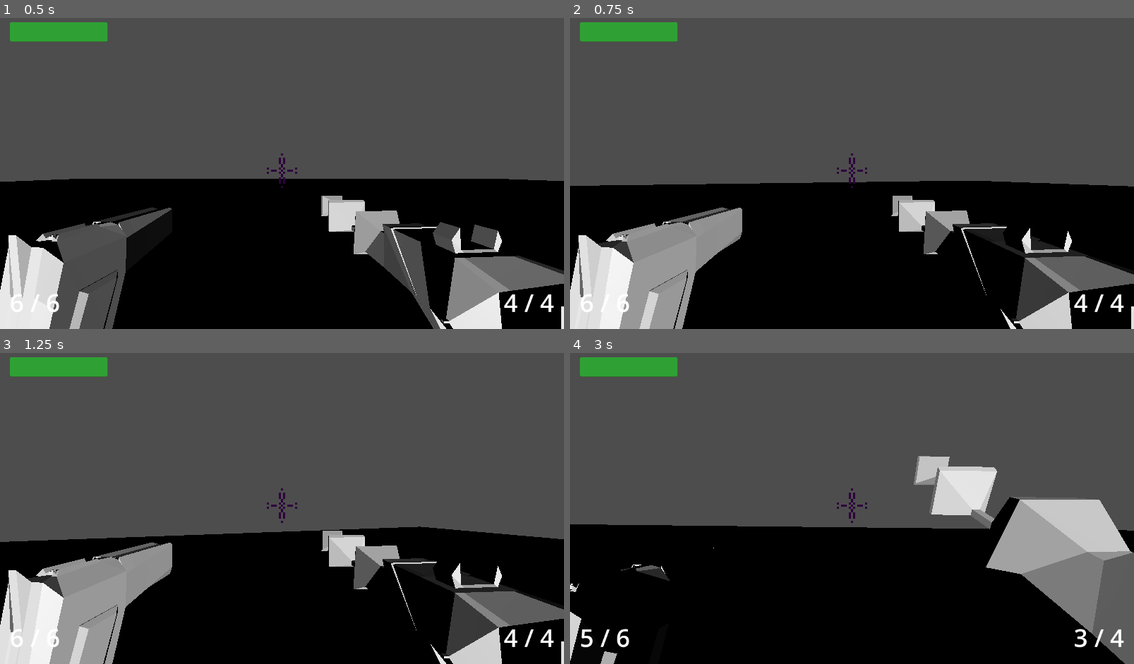
Above: before the commit, frames 1-4 (two rows, left to right).
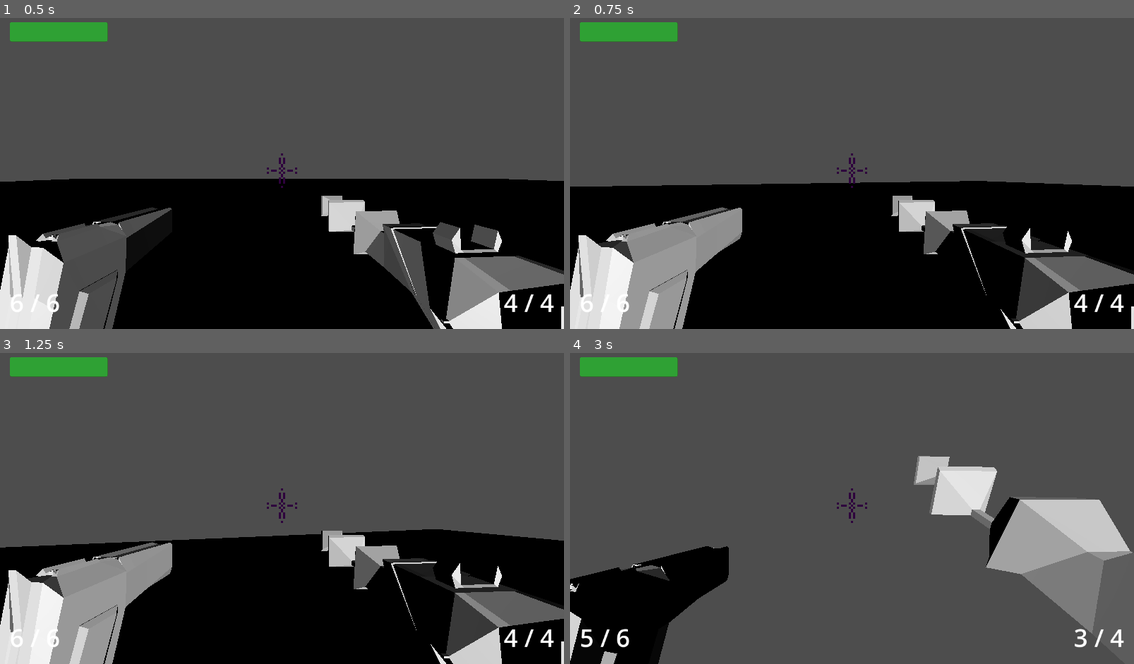
Above: after the commit, the same moments.

Repository: Bubullzz/CodeName-MegaKill
Game: Godot game, scene res://scenes/base.tscn
Two runs of this game, one before a commit and one after it. Both use one fixed random seed, a clock stepped at 60 frames per second and the inputs below.
Inputs (mouse positions are in pixels of both pictures, inside the frame that each line leads up to):
- Up to frame 1 (0.5 s): no input
- Up to frame 2 (0.75 s): tap Enter at 0.5 s; move the mouse to (880, 170) at 0.52 s; hold Up (ui_up) from 0.53 s (still down); tap Shift (dash, bound only after the commit) at 0.6 s
- Up to frame 3 (1.25 s): keep holding Up (ui_up); tap Space (jump) at 0.77, 0.8, 1.07 s
- Up to frame 4 (3 s): keep holding Up (ui_up); move the mouse to (823, 508) at 1.27 s; tap Space (jump) at 1.35, 1.52, 1.82, 2.3 s; tap Shift (dash, bound only after the commit) at 1.55 s; move the mouse to (863, 499) at 2.02 s; click (863, 499) at 2.1 s; move the mouse to (846, 511) at 2.77 s; right-click (846, 511) at 2.85 s

Frame 1 is identical in both runs. In frame 2, 0.2% of the frame differs, in the area x 0-99%, y 52-55%; in frame 3, 1.1%; in frame 4, 30%, in the area x 0-100%, y 55-100%.

Commit message:
added dash component

Diff:
--- a/project.godot
+++ b/project.godot
@@ -82,6 +82,11 @@
 "events": [Object(InputEventMouseButton,"resource_local_to_scene":false,"resource_name":"","device":-1,"window_id":0,"a …(253 unchanged characters)…
 ]
 }
+dash={
+"deadzone": 0.2,
+"events": [Object(InputEventKey,"resource_local_to_scene":false,"resource_name":"","device":-1,"window_id":0,"alt_pressed":false,"shift_pressed":false,"ctrl_pressed":false,"meta_pressed":false,"pressed":false,"keycode":0,"physical_keycode":4194325,"key_label":0,"unicode":0,"location":0,"echo":false,"script":null)
+]
+}
 
 [layer_names]
 
--- /dev/null
+++ b/scenes/components/dash_component.tscn
@@ -0,0 +1,6 @@
+[gd_scene format=3 uid="uid://u02i3sbcn4rg"]
+
+[ext_resource type="Script" uid="uid://bsh8ftf5qlqd0" path="res://scripts/components/dash_component.gd" id="1_ilw3r"]
+
+[node name="DashComponent" type="Node" unique_id=197400588]
+script = ExtResource("1_ilw3r")
--- /dev/null
+++ b/scenes/pistol.tscn
@@ -0,0 +1,13 @@
+[gd_scene format=3 uid="uid://cph4eoei1tyau"]
+
+[sub_resource type="GDScript" id="GDScript_46jcc"]
+script/source = "extends Weapon
+
+class_name Pistol
+
+func _ready() -> void:
+	pass
+"
+
+[node name="Pistol" type="Node" unique_id=821041195]
+script = SubResource("GDScript_46jcc")
--- a/scenes/player.tscn
+++ b/scenes/player.tscn
@@ -4,6 +4,7 @@
 [ext_resource type="Script" uid="uid://bd74ox5l6shpo" path="res://scripts/components/health_component.gd" id="2_g2els"]
 [ext_resource type="Script" uid="uid://8syvidiq10rg" path="res://scripts/components/input_component.gd" id="3_qhqgy"]
 [ext_resource type="Script" uid="uid://suy82x121iat" path="res://scripts/components/move_component.gd" id="4_dqkch"]
+[ext_resource type="Script" uid="uid://bsh8ftf5qlqd0" path="res://scripts/components/dash_component.gd" id="5_qlg0r"]
 
 [sub_resource type="CapsuleShape3D" id="CapsuleShape3D_g2els"]
 height = 2.26924
@@ -53,10 +54,19 @@
 script = ExtResource("3_qhqgy")
 metadata/_custom_type_script = "uid://8syvidiq10rg"
 
-[node name="MoveComponent" type="Node" parent="." unique_id=2110531274 node_paths=PackedStringArray("body")]
+[node name="MoveComponent" type="Node" parent="." unique_id=2110531274 node_paths=PackedStringArray("body", "dash_component")]
 script = ExtResource("4_dqkch")
 body = NodePath("..")
+dash_component = NodePath("../DashComponent")
 speed = 15.0
 metadata/_custom_type_script = "uid://suy82x121iat"
 
+[node name="DashComponent" type="Node" parent="." unique_id=1771703005 node_paths=PackedStringArray("player")]
+script = ExtResource("5_qlg0r")
+player = NodePath("..")
+dash_cooldow = 5
+dash_speed = 40.0
+dash_duration = 0.2
+metadata/_custom_type_script = "uid://bsh8ftf5qlqd0"
+
 [connection signal="body_entered" from="HurtBox" to="." method="_on_hurtbox_entered"]
--- /dev/null
+++ b/scenes/weapons/sniper.tscn
@@ -0,0 +1,31 @@
+[gd_scene format=3 uid="uid://bgcnecl1o2bhc"]
+
+[ext_resource type="Script" path="res://scripts/sniper.gd" id="1_hn2em"]
+[ext_resource type="PackedScene" uid="uid://bvb4u6d002syr" path="res://scenes/components/ammo_component.tscn" id="2_ohs8w"]
+[ext_resource type="PackedScene" uid="uid://tikrwhllr2l3" path="res://scenes/components/shooting_component.tscn" id="3_aip7g"]
+[ext_resource type="PackedScene" uid="uid://dwfrfhltyr2b2" path="res://assets/weapons/the_glorper.glb" id="4_aip7g"]
+[ext_resource type="PackedScene" uid="uid://drkoxyphd2j3k" path="res://scenes/components/recoil_component.tscn" id="4_xev6v"]
+
+[node name="Sniper" type="Node3D" unique_id=1948452049]
+script = ExtResource("1_hn2em")
+metadata/_custom_type_script = "uid://cnrgngifamh8n"
+
+[node name="AmmoComponent" parent="." unique_id=1855024653 node_paths=PackedStringArray("parent_weapon") instance=ExtResource("2_ohs8w")]
+max_ammo = 3
+reload_time = 4.0
+fire_rate = 1000
+parent_weapon = NodePath("..")
+
+[node name="ShootingComponent" parent="." unique_id=503271971 node_paths=PackedStringArray("weapon") instance=ExtResource("3_aip7g")]
+weapon = NodePath("..")
+
+[node name="RecoilComponent" parent="." unique_id=1977771477 node_paths=PackedStringArray("pivot") instance=ExtResource("4_xev6v")]
+up_time = 0.1
+down_time = 1.3
+pivot = NodePath("../WeaponPivot")
+
+[node name="WeaponPivot" type="Node3D" parent="." unique_id=661087550]
+transform = Transform3D(1, 0, 0, 0, 1, 0, 0, 0, 1, -0.010658979, 0, -2.9535336)
+
+[node name="the_glorper" parent="WeaponPivot" unique_id=494059712 instance=ExtResource("4_aip7g")]
+transform = Transform3D(1, 0, 0, 0, 1, 0, 0, 0, 1, 0, 0, 2.7772965)
--- /dev/null
+++ b/scripts/components/dash_component.gd
@@ -0,0 +1,31 @@
+class_name DashComponent extends Node
+
+@export var player: Node3D
+@export var dash_cooldow: int = 3000
+@export var dash_speed: float = 50.
+@export var dash_duration: float = .5
+
+var last_dash = -99999.
+var dashing = false
+var dash_direction: Vector2
+
+func _process(delta: float) -> void:
+	if not dashing:
+		return
+	player.velocity.x = dash_direction.x * dash_speed
+	player.velocity.z = dash_direction.y * dash_speed
+
+	player.move_and_slide()
+
+func dash(dir: Vector2):
+	var now = Time.get_ticks_msec()
+	if now - last_dash < dash_cooldow:
+		print("dash in cd")
+		return
+	print("starting dash")
+	last_dash = now
+	dash_direction = player.global_to_local_player_2d(dir)
+	dashing = true
+	player.velocity.y = 0
+	await get_tree().create_timer(dash_duration).timeout
+	dashing = false
--- a/scripts/components/input_component.gd
+++ b/scripts/components/input_component.gd
@@ -11,6 +11,7 @@
 signal right_click
 signal left_click_released
 signal right_click_released
+signal dash
 
 func _ready() -> void:
 	Input.mouse_mode = Input.MOUSE_MODE_CAPTURED
@@ -40,6 +41,9 @@
 	if Input.is_action_just_released("right_click"):
 		right_click_released.emit()
 
+	if Input.is_action_just_pressed("dash"):
+		dash.emit()
+
 	# Bullshit blazing
 	if Input.is_key_pressed(KEY_0):
 		Goon.instantiate()
--- a/scripts/components/move_component.gd
+++ b/scripts/components/move_component.gd
@@ -1,17 +1,23 @@
 class_name MoveComponent extends Node
 
 @export var body: CharacterBody3D
+@export var dash_component: DashComponent
 @export var speed := 8.0
 @export var jump_velocity := 12.0
 @export var gravity_multiplier := 3.0
+var wants_jump := false
+var has_dash_component := false
 
-var wants_jump := false
-
+func _ready() -> void:
+	if dash_component:
+		has_dash_component = true
 # helper to easily connect the signal
 func set_wants_jump():
 	wants_jump = true
 
 func move(direction: Vector2, delta: float) -> void:
+	if has_dash_component and dash_component.dashing:
+		return
 	direction = direction.normalized()
 	# Top Down Movement
 	body.velocity.x = direction.x * speed
--- a/scripts/player.gd
+++ b/scripts/player.gd
@@ -7,6 +7,7 @@
 @onready var health_component: HealthComponent = $HealthComponent
 @onready var input_component: InputComponent = $InputComponent
 @onready var move_component: MoveComponent = $MoveComponent
+@onready var dash_component: DashComponent = $DashComponent
 
 @onready var hurt_box: Area3D = $HurtBox
 @onready var camera: Camera3D = $Camera3D
@@ -24,6 +25,7 @@
 	health_component.died.connect(func(): print("I DIED !!!!!!"))
 	input_component.jump_pressed_signal.connect(move_component.set_wants_jump)
 	input_component.mouse_movement_updated.connect(mouse_moved)
+	input_component.dash.connect(func(): dash_component.dash(input_component.move_dir.normalized()))
 
 	# Needs clearer handle of start shooting / stoped shooting
 	input_component.left_click.connect(func(): left_weapon.start_shooting_weapon())
@@ -50,10 +52,15 @@
 	$Camera3D.rotate_x(-mouse_screen_relative.y * mouse_sensi)
 	$Camera3D.rotation.x = clampf($Camera3D.rotation.x, deg_to_rad(-90), deg_to_rad(90))
 
+func global_to_local_player_3d(vec: Vector3) -> Vector3:
+	return self.global_transform.basis * vec
+
+func global_to_local_player_2d(vec: Vector2) -> Vector2:
+	var v = global_to_local_player_3d(Vector3(vec.x, 0., vec.y))
+	return Vector2(v.x, v.z)
 
 func _physics_process(delta):
 	var input_dir = input_component.move_dir.normalized()
-	var direction = self.global_transform.basis * Vector3(input_dir.x, 0., input_dir.y)
-	var direction2d = Vector2(direction.x, direction.z)
-	move_component.move(direction2d, delta)
+	var direction = global_to_local_player_2d(input_dir)
+	move_component.move(direction, delta)
 	return
Not shown, added: scripts/components/dash_component.gd.uid
